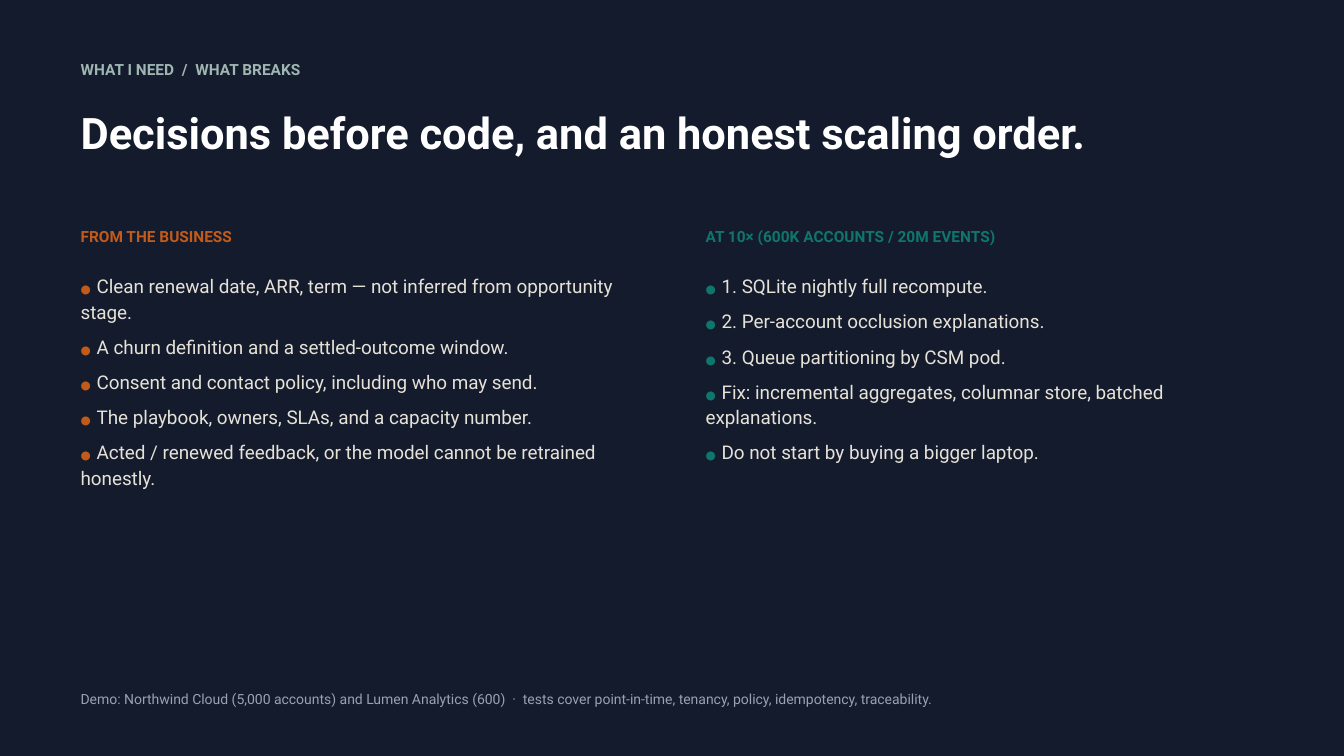
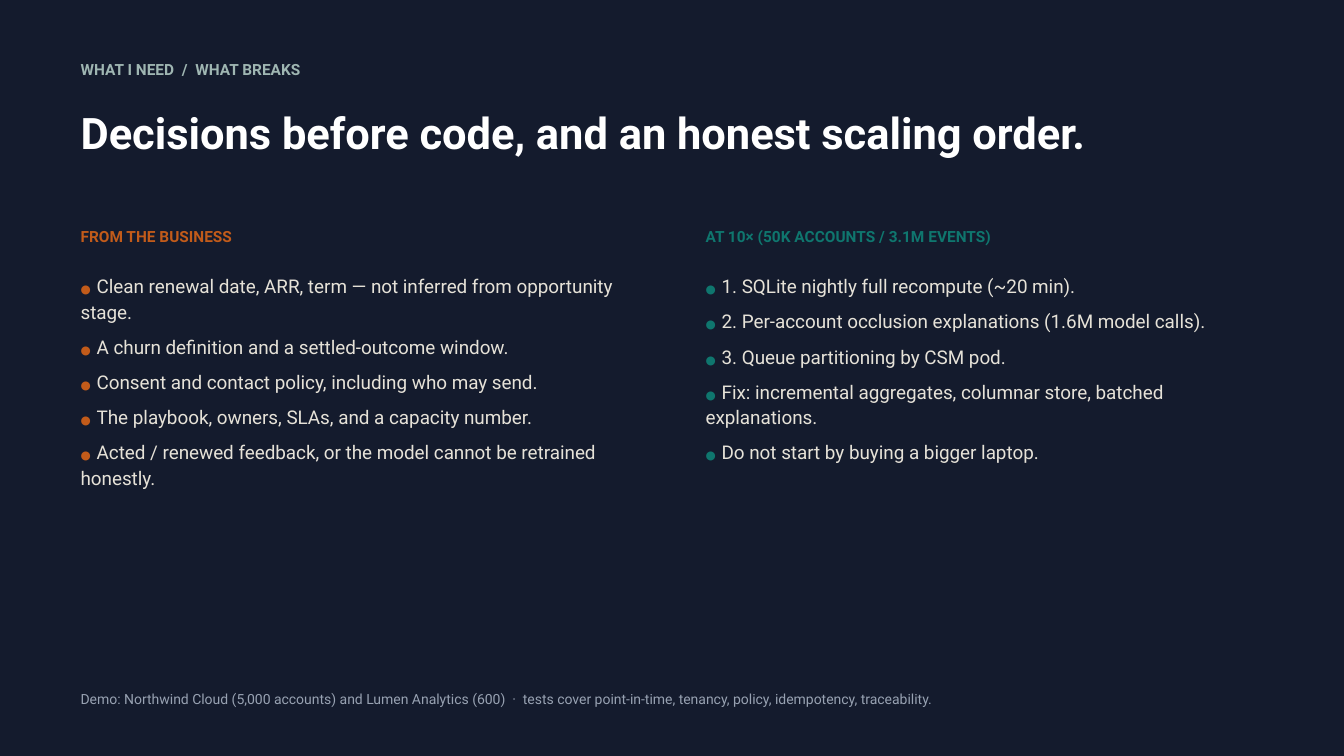
Before and after one commit to bablukumar5xx/renewal-risk-workbench, a slide deck: slide 8 of docs/solution-brief.pptx. Drawn at 1344x756 pixels with LibreOffice and Linux fonts; fonts in the diff are those of the drawing. Boxes give left, top, right and bottom in pixels: in the first picture for what was removed or moved away, otherwise in the second. Text is boxed around its words. In the diff, an @@ line names an element or a change of style, - is before the commit and + after.

Commit message:
Define 10x as 50k accounts / 3.1M events and align the deck

```diff
--- a/docs/solution-brief.pptx
+++ b/docs/solution-brief.pptx
@@ text at bbox=[706, 230, 990, 245]: text changed @@
-AT 10× (600K ACCOUNTS / 20M EVENTS)
+AT 10× (50K ACCOUNTS / 3.1M EVENTS)
@@ text at bbox=[722, 278, 1205, 332]: text changed @@
-● 1. SQLite nightly full recompute.
-● 2. Per-account occlusion explanations.
+● 1. SQLite nightly full recompute (~20 min).
+● 2. Per-account occlusion explanations (1.6M model calls).
```
Also in this commit, not shown: 3 other files.
